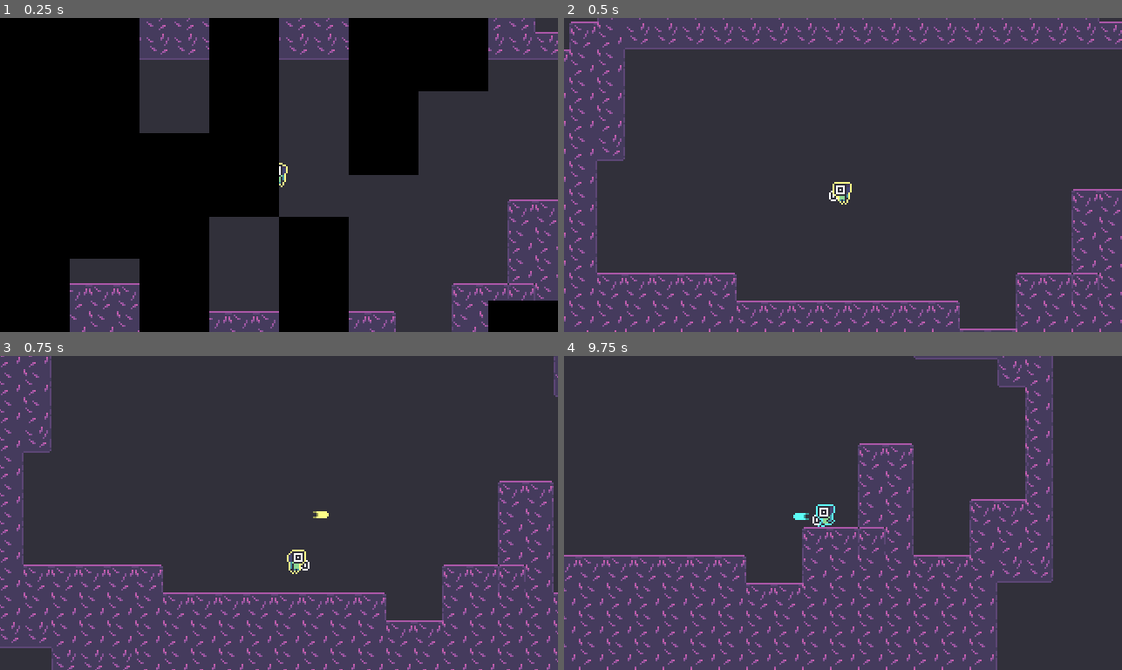
Above: before the commit, frames 1-4 (two rows, left to right).
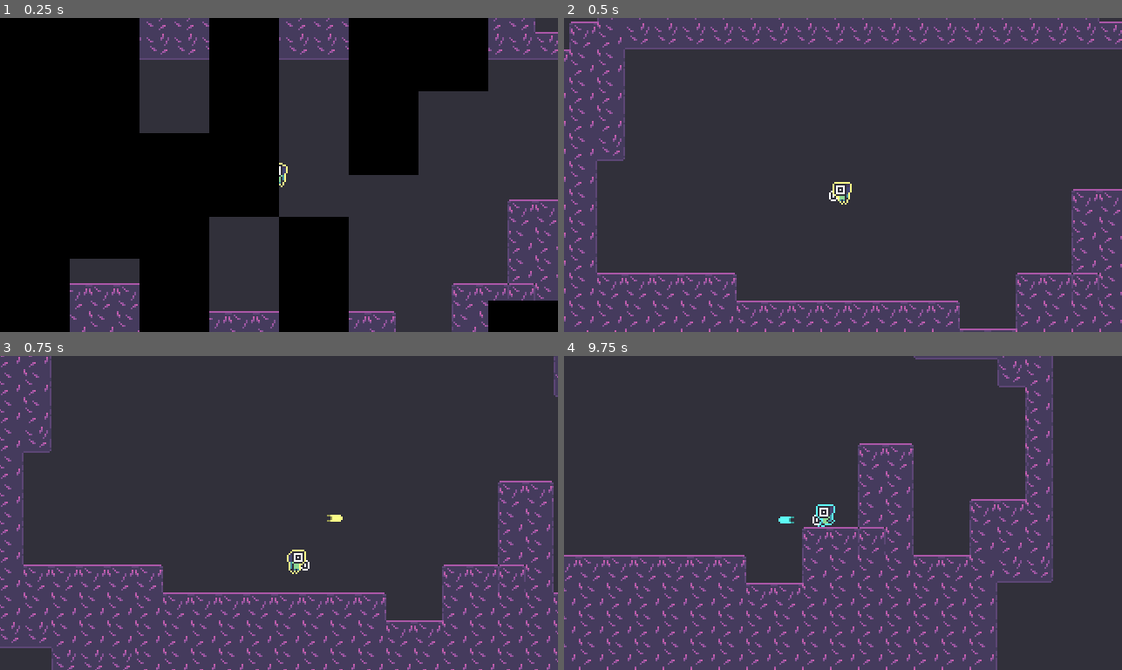
Above: after the commit, the same moments.

Repository: voithos/coloroid
Game: Godot game, scene res://scenes/levels/demo.tscn
The game is run twice, just before and just after one commit, with the same random seed, the same clock (stepped at 60 frames per second) and the same inputs. Sound files missing from this copy of the repository are replaced by a short silence.
Inputs:
- Up to frame 1 (0.25 s): no input
- Up to frame 2 (0.5 s): no input
- Up to frame 3 (0.75 s): tap Enter at 0.5 s; hold Right (move_right) from 0.53 s (still down); tap Z (attack) at 0.6 s
- Up to frame 4 (9.75 s): tap Space (jump) at 0.77, 1.07, 1.52, 1.55, 1.82, 2.1, 3.02, 3.32, 3.77, 3.8, 4.07, 4.52, 4.82, 6.02, 6.05, 6.32, 6.6, 6.77, 7.07, 7.52, 7.82, 8.3, 9.02, 9.32 s; tap X (roll) at 0.8, 1.35, 3.05, 3.6, 5.3, 5.85, 7.55, 8.1 s; release Right (move_right) at 2.03 s; hold Left (move_left) 2.03-2.78 s; tap Z (attack) at 2.3, 2.85, 4.55, 5.1, 6.8, 7.35, 9.05, 9.6 s; hold Right (move_right) 2.78-4.28 s; hold Left (move_left) 4.28-5.03 s; tap P at 4.35, 8.85 s; tap R (restart) every 0.75 s from 5 to 8 s; hold Right (move_right) 5.03-5.78 s; hold Left (move_left) 5.78-7.28 s; hold Right (move_right) 7.28-9.53 s; hold Left (move_left) from 9.53 s (still down)

Frames 1-2 are identical in both runs. In frame 3, 0.1% of the frame differs, in the area x 56-62%, y 49-53%; in frame 4, 0.1%, in the area x 38-44%, y 50-54%.

Commit message:
Add gun repositioning.

Diff:
--- a/scenes/player.gd
+++ b/scenes/player.gd
@@ -120,24 +120,46 @@
     if Input.is_action_just_pressed("roll"):
         roll(delta)
 
+    _update_gunsprite()
+
 func fire():
     var projectile =  projectile_scene.instance()
     var invec = _get_8dir_input_vector()
     projectile.fire(invec, current_cidx, current_color)
-    projectile.global_position = global_position
+    projectile.global_position = $gunsprite/gunanchor.global_position
     _add_sibling_below(projectile)
 
 func roll(delta):
     is_rolling = true
     is_controllable = false
     $animation.play("roll")
-    velocity.x = ROLL_HORIZONTAL_VEL * (1 - 2*int(facing_left))
+    velocity.x = ROLL_HORIZONTAL_VEL * _side_multiplier()
     roll_timer = 0.0
     #_set_color(colors.CWHITE)
     $gunsprite.hide()
     if is_on_floor():
         _create_dust(false)
 
+func _side_multiplier():
+    return (1 - 2*int(facing_left))
+
+func _update_gunsprite():
+    var invec = _get_8dir_input_vector()
+    $gunsprite.position.x = 0
+    $gunsprite.position.y = 0
+    # Special case fixes :\
+    if invec.y == 1.0:
+        $gunsprite.position.x = 5 * _side_multiplier()
+        $gunsprite.position.y = -1
+    if abs(invec.x) > 0.7 and invec.y > 0.7:
+        # Diagonal
+        $gunsprite.position.x = 2 * _side_multiplier()
+        $gunsprite.position.y = -1
+    # Limit to 180 degrees
+    if facing_left:
+        invec *= -1
+    $gunsprite.rotation = invec.angle()
+
 func _animate_roll(delta):
     if is_rolling:
         velocity.x = lerp(velocity.x, HORIZONTAL_VEL * sign(velocity.x), ROLL_HORIZONTAL_DECEL * delta)
@@ -150,7 +172,10 @@
 func _stop_roll():
     is_rolling = false
     is_controllable = true
-    $animation.play('idle')
+    if !is_on_floor():
+        $animation.play('jump')
+    else:
+        $animation.play('idle')
     $gunsprite.show()
     _maybe_pick_random_color()
 
@@ -261,7 +286,7 @@
         y += 1
 
     if x == 0 and y == 0:
-        x = -1 + 2 * int(not facing_left)
+        x = _side_multiplier()
     return Vector2(x, y).normalized()
 
 func _jump():
@@ -319,6 +344,8 @@
 func _update_sprite_flip():
     $sprite.flip_h = facing_left
     $gunsprite.flip_h = facing_left
+    # ;_;
+    $gunsprite/gunanchor.position.x = abs($gunsprite/gunanchor.position.x) * _side_multiplier()
 
 func _walk_sfx(delta):
     if !is_on_floor() or !is_moving:
--- a/scenes/player.tscn
+++ b/scenes/player.tscn
@@ -168,6 +168,9 @@
 [node name="gunsprite" type="Sprite" parent="."]
 texture = ExtResource( 5 )
 
+[node name="gunanchor" type="Position2D" parent="gunsprite"]
+position = Vector2( 8, 2 )
+
 [node name="sprite" type="Sprite" parent="."]
 material = ExtResource( 4 )
 texture = ExtResource( 2 )
Binary file changed: assets/player/player_gun.aseprite
Binary file changed: assets/player/player_gun.png
Not shown, changed: TODO.md
